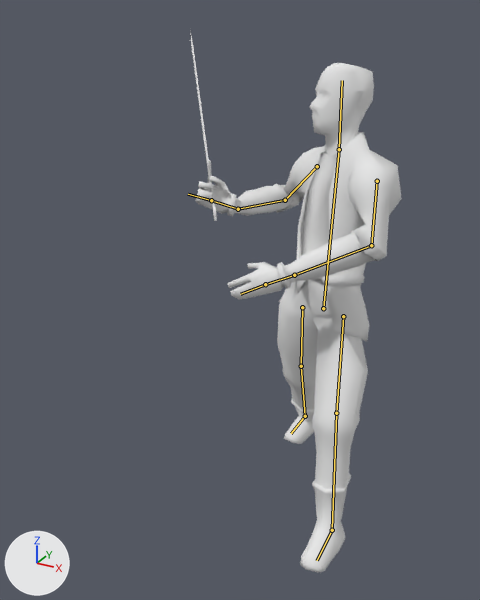
The Blender file Assets/Models/MainChar/MainCharNEW/mainChar4.blend as it was, and as the next commit left it.
The view is the same before and after, from a 50 mm lens placed at (2.56, -6.58, 5.67), pointed at (-0.81, -0.45, 2.6). Arrows for +X, +Y and +Z are at lower left; the lights stay in place. Both versions are drawn at frame 34 of the action 'Idle'; the numbers are the values there. The bones that bend it are drawn over the model as lines.
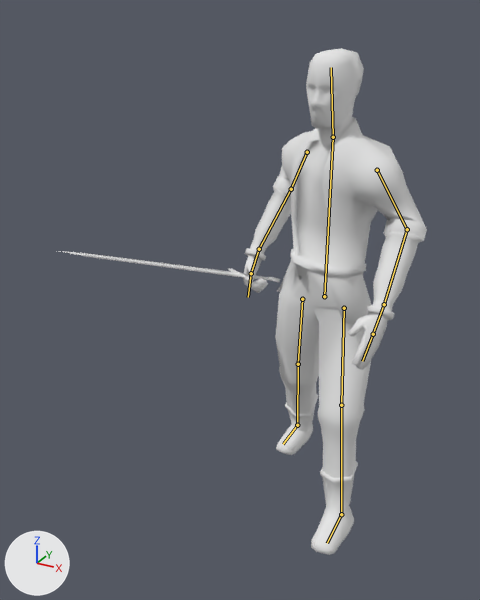
Location of each change, [x1, y1, x2, y2] in pixels of the pictures (480 x 600 px):
'Plane', posed (11% narrower)
    before: [195, 63, 402, 573]
    after: [243, 48, 427, 555]
'Cube', posed (693% wider, 83% shorter)
    before: [190, 31, 217, 221]
    after: [59, 251, 280, 282]
bone 'Stommach', root to tip
    before: (323, 308) to (339, 149)
    after: (324, 296) to (333, 137)
bone 'UpperArm.L', root to tip
    before: (377, 181) to (371, 245)
    after: (377, 170) to (407, 229)
bone 'LowerArm.L', root to tip
    before: (371, 245) to (294, 275)
    after: (407, 229) to (384, 304)
bone 'UpperArm.R', root to tip
    before: (317, 166) to (285, 200)
    after: (307, 152) to (291, 189)
bone 'LowerArm.R', root to tip
    before: (285, 200) to (238, 209)
    after: (291, 189) to (259, 249)
bone 'Hand1.R', root to tip
    before: (238, 209) to (211, 200)
    after: (259, 249) to (251, 273)
bone 'Stommach.001', root to tip
    before: (339, 149) to (342, 80)
    after: (333, 137) to (331, 67)
bone 'UpperLeg.R', root to tip
    before: (302, 307) to (301, 366)
    after: (302, 299) to (298, 364)
bone 'LowerLeg.R', root to tip
    before: (301, 366) to (305, 416)
    after: (298, 364) to (297, 425)
bone 'Foot.R', root to tip
    before: (305, 416) to (291, 433)
    after: (297, 425) to (283, 444)
bone 'UpperLeg.L', root to tip
    before: (343, 316) to (336, 413)
    after: (344, 308) to (341, 405)
bone 'LowerLeg.L', root to tip
    before: (336, 413) to (332, 530)
    after: (341, 405) to (341, 514)
bone 'Foot.L', root to tip
    before: (332, 530) to (317, 560)
    after: (341, 514) to (327, 543)

The edits, one by one:
Bone 'Stommach' (bone_stommach) moves from (0.0, -0.27, 0.0) to (0.0, -0.12, 0.0).
Bone 'Stommach' (bone_stommach) turns from (-7, -33, 4) to (0, -27, 0) degrees about its own x, y and z.
Bone 'UpperArm.L' (bone_upperarm_l) turns from (33, 57, 8) to (-22, 35, -34) degrees about its own x, y and z.
Bone 'LowerArm.L' (bone_lowerarm_l) turns from (-20, -26, 74) to (-33, -35, 72) degrees about its own x, y and z.
Bone 'UpperArm.R' (bone_upperarm_r) turns from (-11, -37, 7) to (11, -10, -9) degrees about its own x, y and z.
Bone 'LowerArm.R' (bone_lowerarm_r) turns from (-57, 119, 41) to (-23, 25, 45) degrees about its own x, y and z.
Bone 'Hand1.R' (bone_hand1_r) turns from (-1, -48, 40) to (-15, -18, 2) degrees about its own x, y and z.
Bone 'Stommach.001' (bone_stommach_001) turns from (-10, -9, 6) to (0, 16, -3) degrees about its own x, y and z.
Bone 'UpperLeg.R' (bone_upperleg_r) moves from (0.0, 0.27, 0.0) to (0.0, 0.16, 0.0).
Bone 'UpperLeg.R' (bone_upperleg_r) turns from (21, -3, 7) to (15, -2, 7) degrees about its own x, y and z.
Bone 'LowerLeg.R' (bone_lowerleg_r) turns from (5, -1, 0) to (3, 0, 0) degrees about its own x, y and z.
Bone 'Foot.R' (bone_foot_r) turns from (-29, 2, 4) to (-21, 1, 3) degrees about its own x, y and z.
Bone 'UpperLeg.L' (bone_upperleg_l) moves from (0.0, 0.27, 0.0) to (0.0, 0.16, 0.0).
Bone 'UpperLeg.L' (bone_upperleg_l) turns from (-34, -6, -9) to (-26, -5, -10) degrees about its own x, y and z.
Bone 'LowerLeg.L' (bone_lowerleg_l) turns from (20, 2, 5) to (17, 2, 5) degrees about its own x, y and z.
Bone 'Foot.L' (bone_foot_l) turns from (14, 0, 1) to (8, 0, 1) degrees about its own x, y and z.
